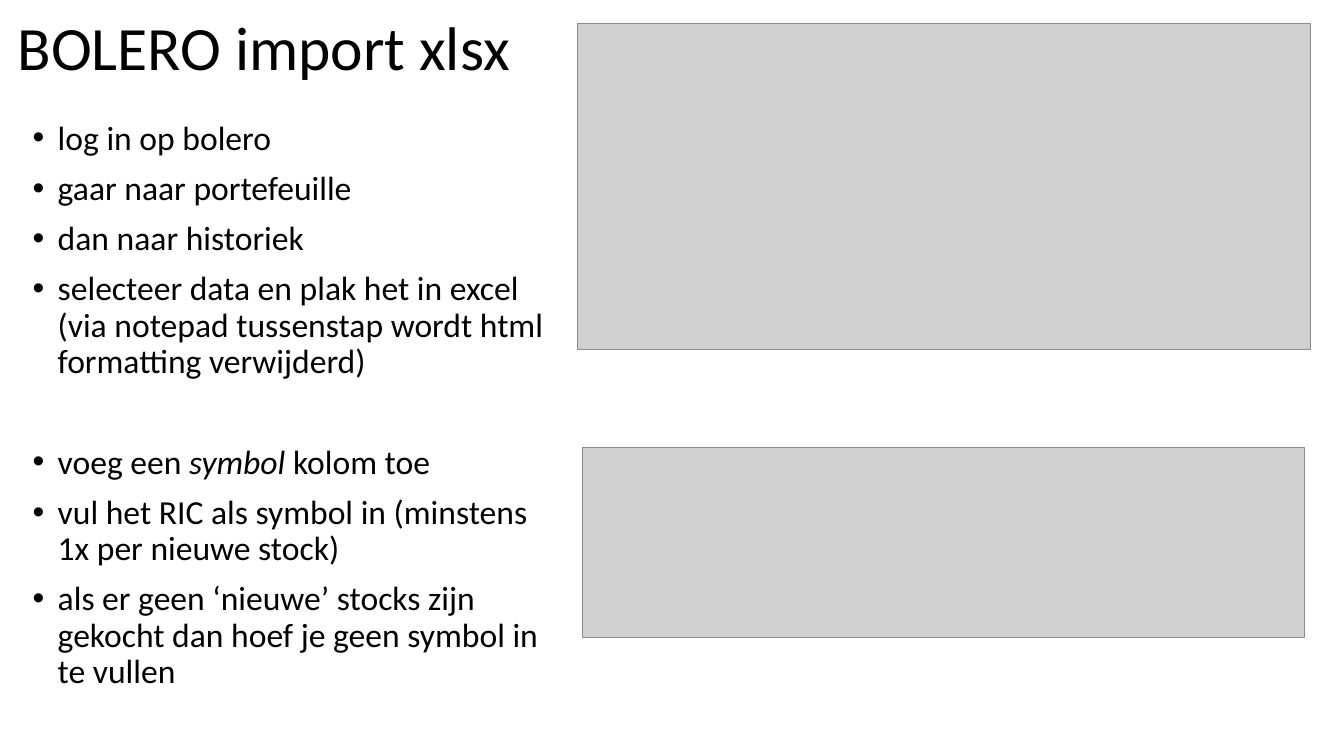
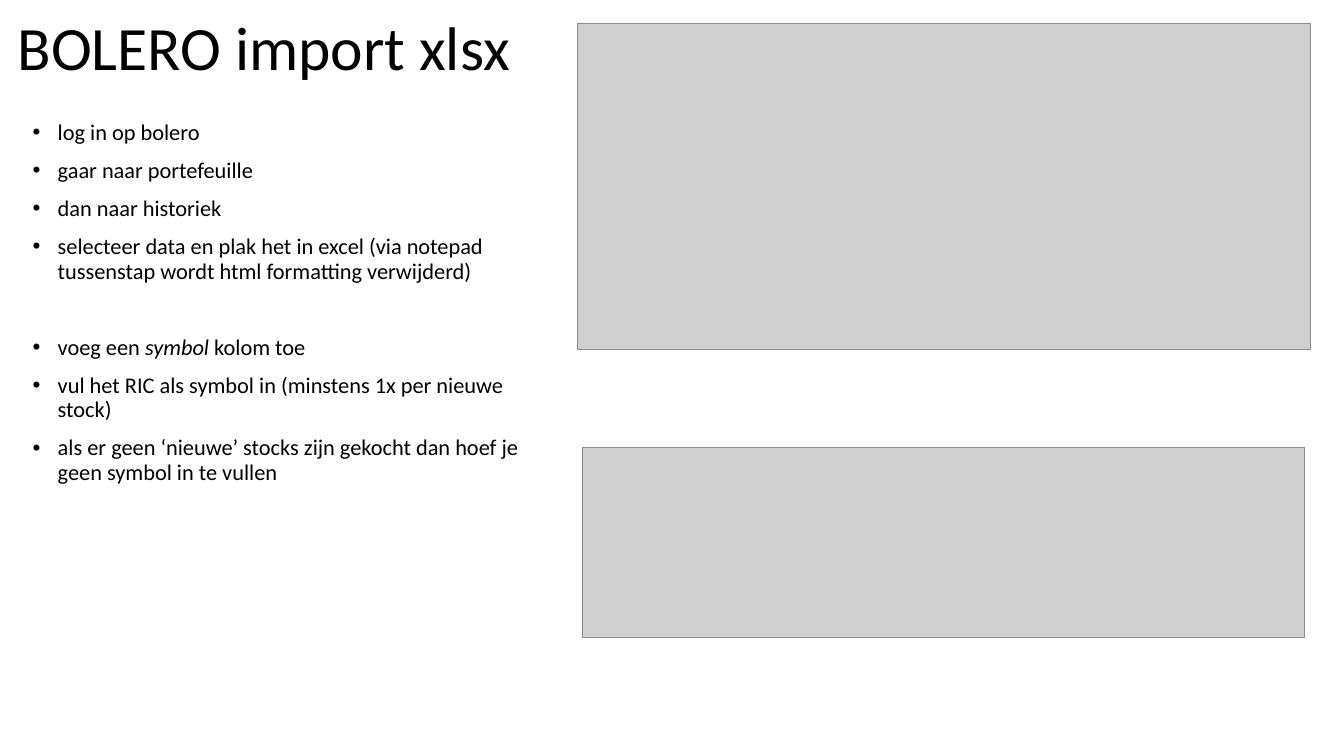
Before and after one commit to jorritvm/stocks_dashboard, a slide deck: slide 20 of doc/stock_dashboard_documentation.pptx. Drawn at 1344x756 pixels with LibreOffice and Linux fonts; fonts in the diff are those of the drawing; grey boxes stand for pictures. Boxes give left, top, right and bottom in pixels: in the first picture for what was removed or moved away, otherwise in the second. Text is boxed around its words. In the diff, an @@ line names an element or a change of style, - is before the commit and + after.

```diff
--- a/doc/stock_dashboard_documentation.pptx
+++ b/doc/stock_dashboard_documentation.pptx
@@ text "log in op bolero" at (x1=58, y1=124, x2=518, y2=484): size 24 to 16 pt @@
```
Also in this commit, not shown: 1 other slide changed, 4 other files.
